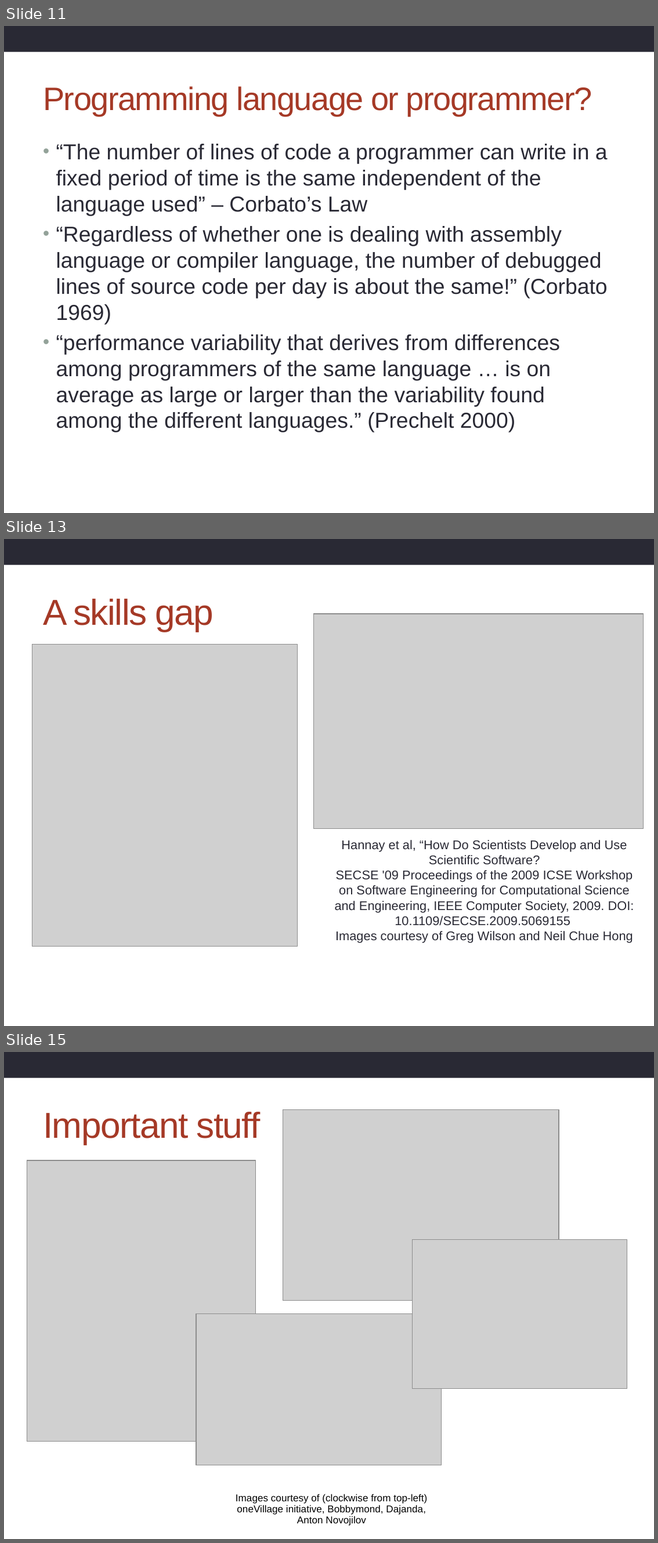
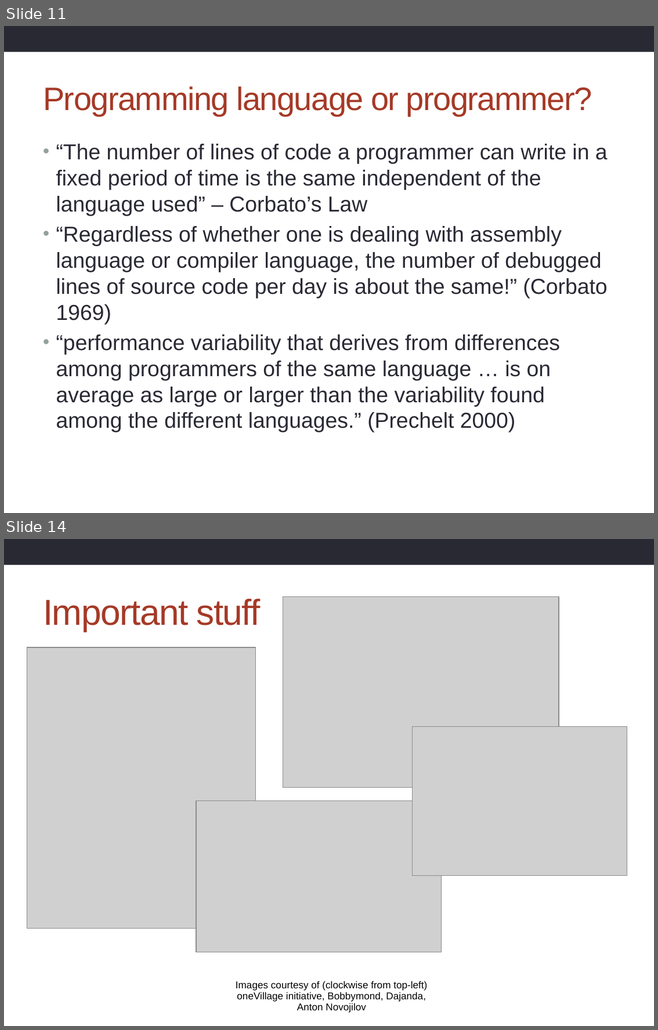
Before and after one commit to supa-uk/2014-12-11-ugsupa, a slide deck: archer/Introduction.pptx. Shown one above the other, each under a label of ours: slides 11, 13 and 15 before the commit, slides 11 and 14 after it; the slides between them are not shown. The pictures are 658x1543 and 658x1030 pixels, drawn with LibreOffice and Linux fonts; fonts in the diff are those of the drawing; grey boxes stand for pictures; background and template pictures are left out. Boxes give left, top, right and bottom in pixels: in the first picture for what was removed or moved away, otherwise in the second. Text is boxed around its words. In the diff, an @@ line names an element or a change of style, - is before the commit and + after.

```diff
--- a/archer/Introduction.pptx
+++ b/archer/Introduction.pptx
@@ slide 13 removed at <box>4,539,654,1026</box>, background #FFFFFF; not listed: 1 template element that a slide beside it also shows @@
@@ title removed at <box>43,599,214,631</box> @@
-A skills gap
@@ picture removed at <box>313,614,643,829</box> @@
@@ picture removed at <box>32,644,297,946</box> @@
@@ text removed at <box>335,840,634,943</box> @@
-Hannay et al, “How Do Scientists Develop and Use Scientific Software?
-SECSE '09 Proceedings of the 2009 ICSE Workshop on Software Engineering for Computational Science and Engineering, IEEE Computer Society, 2009. DOI: 10.1109/SECSE.2009.5069155
-Images courtesy of Greg Wilson and Neil Chue Hong
@@ what was slide 15 is now slide 14 @@
```
Also in this commit, not shown: 4 slides changed, 2 slides added, 2 other slides removed, 1 other file.
